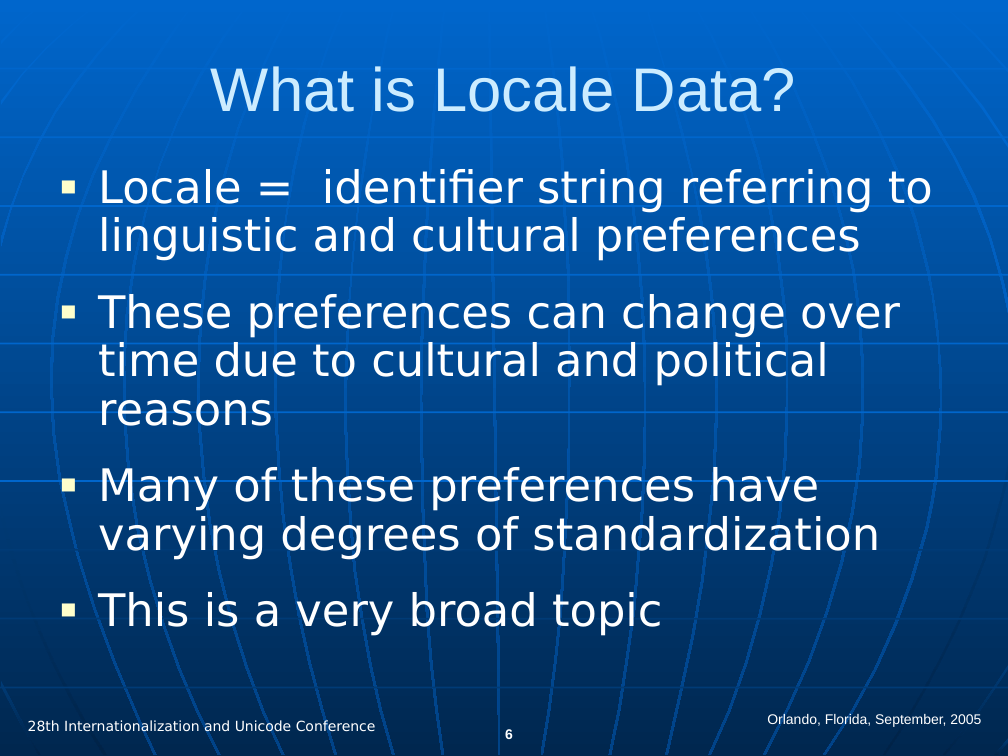
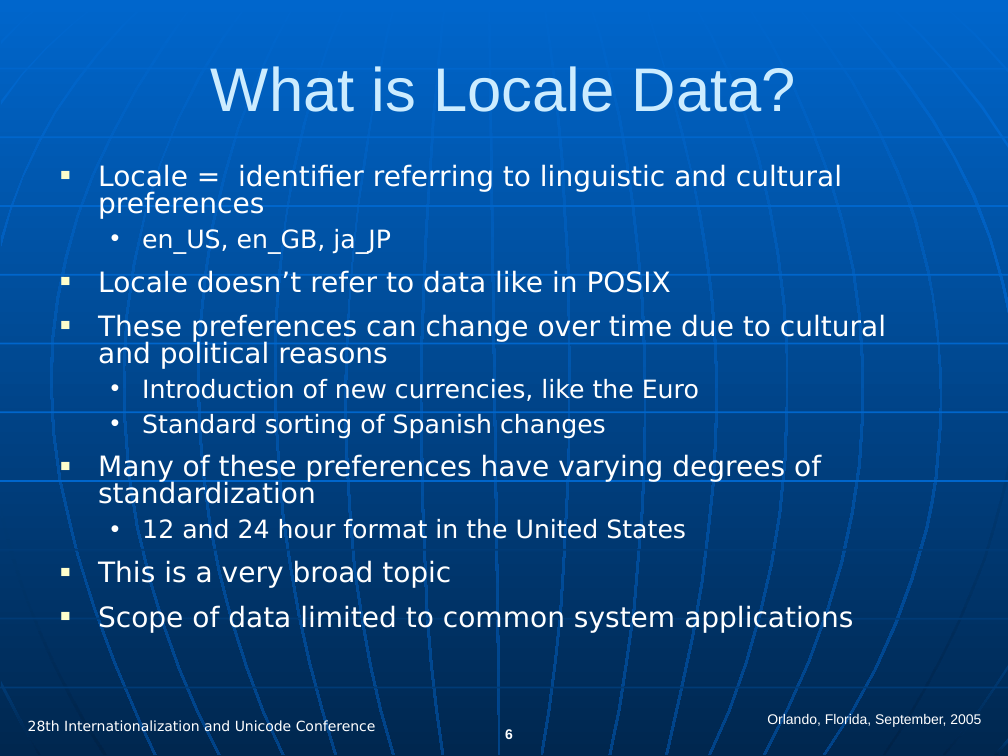
Before and after one commit to svn2github/CLDR, a slide deck: slide 6 of trunk/docs/presentations/cldr_overview.ppt. Drawn at 1008x756 pixels with LibreOffice and Linux fonts; fonts in the diff are those of the drawing. Boxes give left, top, right and bottom in pixels: in the first picture for what was removed or moved away, otherwise in the second. Text is boxed around its words. In the diff, an @@ line names an element or a change of style, - is before the commit and + after.

```diff
--- a/trunk/docs/presentations/cldr_overview.ppt
+++ b/trunk/docs/presentations/cldr_overview.ppt
@@ text at <box>98,164,842,293</box>: text changed; size 32 to 20 pt @@
-■ Locale = identifier string referring to linguistic and cultural preferences
+■ Locale = identifier referring to linguistic and cultural preferences
+  • en_US, en_GB, ja_JP
+■ Locale doesn’t refer to data like in POSIX
@@ text at <box>98,314,886,589</box>: size 32 to 20 pt in "These preferences can change over time due ...", "Many of these preferences have varying degrees ...", "This is a very broad topic"; line spacing 0.9 to 0.8; less space between paragraphs @@
@@ text at <box>142,378,699,439</box>: paragraphs added @@
+  • Introduction of new currencies, like the Euro
+  • Standard sorting of Spanish changes
@@ text at <box>142,517,686,544</box>: paragraph added @@
+  • 12 and 24 hour format in the United States
@@ text at <box>98,604,853,633</box>: paragraph added @@
+■ Scope of data limited to common system applications
```
Also in this commit, not shown: 15 other slides changed, 2 slides added, 6 slides removed.
